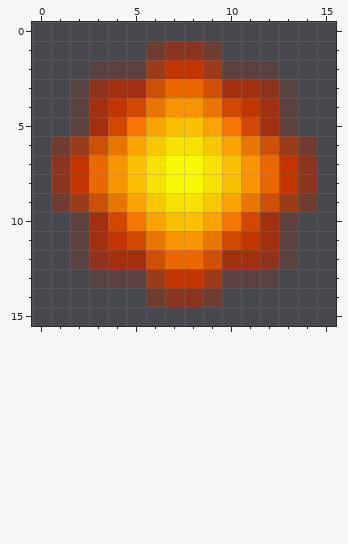
Pixel-art sprite: dangerBobBombDanger/assets/mob/fireball.png. That is the earlier state.
The file is 16x16 pixels. Pixels under 10% opacity are left out. Colours within 5 levels of each other are drawn and written as one.
The same view after the edit:
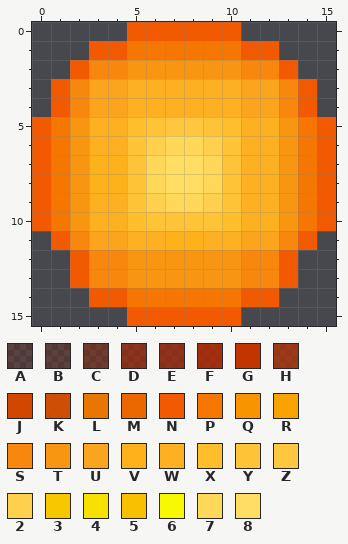
Palette (. is transparent): A #b8280028  B #b8280032  C #b828005c  D #b8280098  E #b82800a3  F #b82800cb  G #c23400  H #c33500ac  J #d14700  K #d95100ea  L #e87600  M #eb6700  N #f15a00  P #f57600  Q #f89400  R #f8a300  S #f7870d  T #f99611  U #fba41d  V #fdb21c  W #fdb022  X #ffbf2d  Y #ffc338  Z #ffc63f  2 #ffd04e  3 #f7c800  4 #f7e100  5 #f8c000  6 #f7f801  7 #ffd759  8 #ffde63
The author wrote: #13 Added functionality for hitboxes for the player and fireballs
Difference:
Changed rows in their new state; - is an unchanged pixel.
first column x 0:
 0 -----NNNNNN-----
 1 ---NNPPPPPPNN---
 2 --NSSTTTTTTSSN--
 3 -NSUUWWWWWWUUSN-
 4 -NSUUWWWWWWUUSN-
 5 NPTWWXYZZYXWWTPN
 6 NPTWWY2772YWWTPN
 7 NPTVVY7887YWWTPN
 8 NPTVVY7887YWWTPN
 9 NPTWWY2772YWWTPN
10 NPTWWXYYYYXWWTPN
11 -NSUUWWVVWWUUSN-
12 --NSSTTTTTTSSN--
13 --NSSTTTTTTSSN--
14 ---NNPPPPPPNN---
15 -----NNNNNN-----
Changed places in both pictures, as pixel boxes (x1, y1, x2, y2):
changed: (32, 22, 336, 326)
